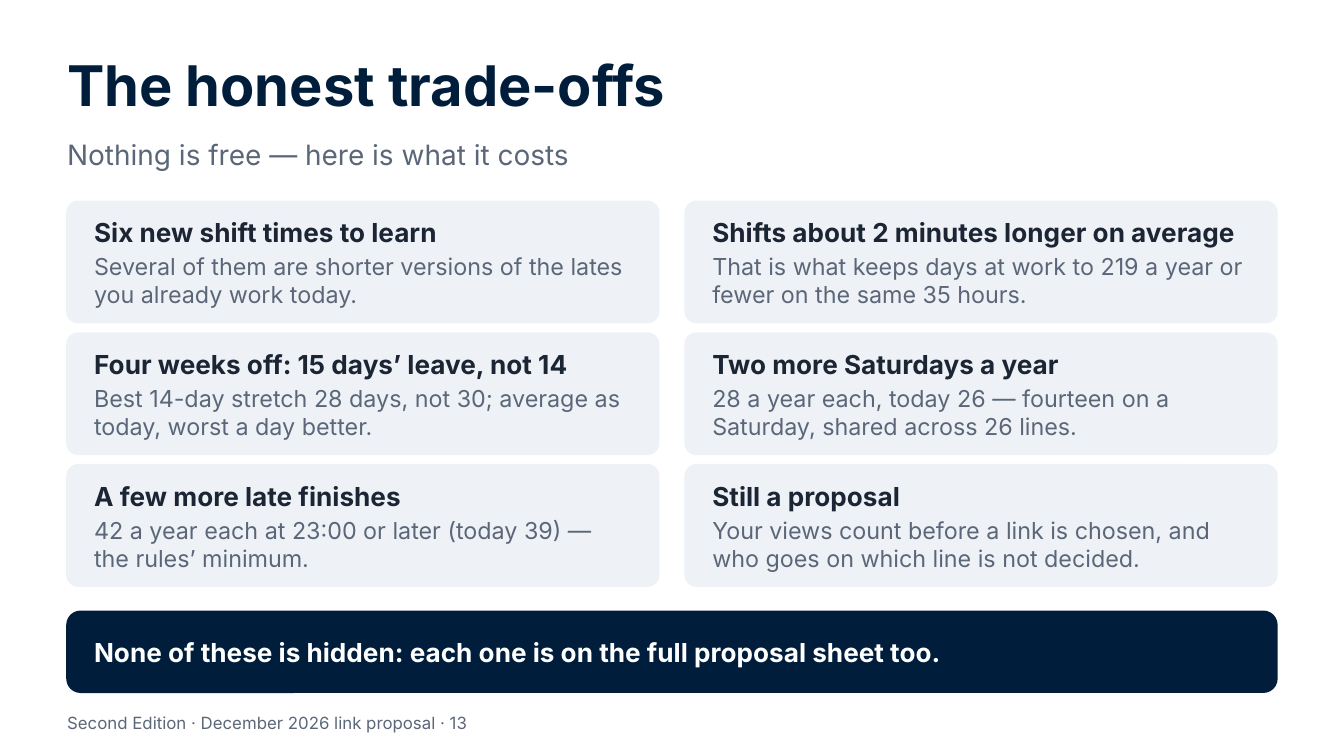
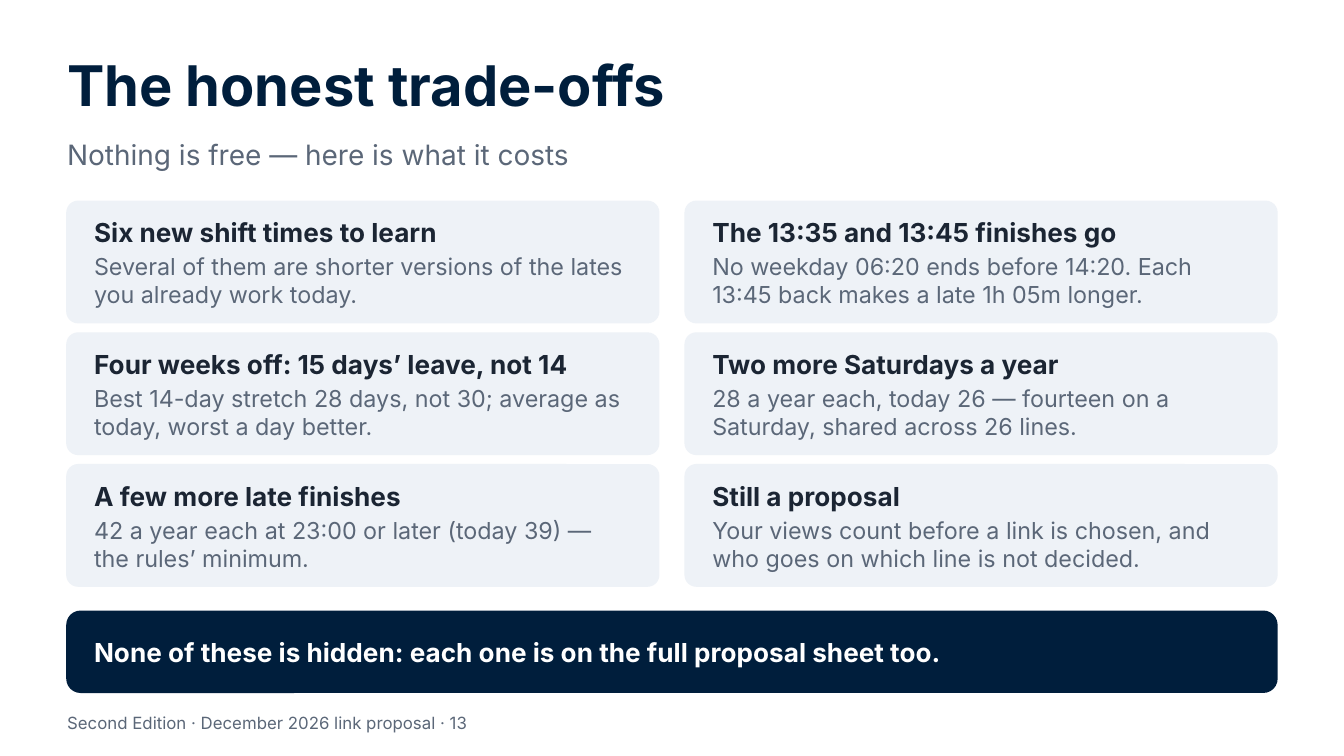
Before and after one commit to Garethdavidmiller/roster-app, a slide deck: slide 13 of docs/links-26/presentations/Second-Edition-for-colleagues.pptx. Drawn at 1344x756 pixels with LibreOffice and Linux fonts; fonts in the diff are those of the drawing. Boxes give left, top, right and bottom in pixels: in the first picture for what was removed or moved away, otherwise in the second. Text is boxed around its words. In the diff, an @@ line names an element or a change of style, - is before the commit and + after.

```diff
--- a/docs/links-26/presentations/Second-Edition-for-colleagues.pptx
+++ b/docs/links-26/presentations/Second-Edition-for-colleagues.pptx
@@ text at [712,222,1117,248]: text changed @@
-Shifts about 2 minutes longer on average
+The 13:35 and 13:45 finishes go
@@ text at [712,257,1192,308]: text changed @@
-That is what keeps days at work to 219 a year or fewer on the same 35 hours.
+No weekday 06:20 ends before 14:20. Each 13:45 back makes a late 1h 05m longer.
```
Also in this commit, not shown: 1 other slide changed, 14 other files.
